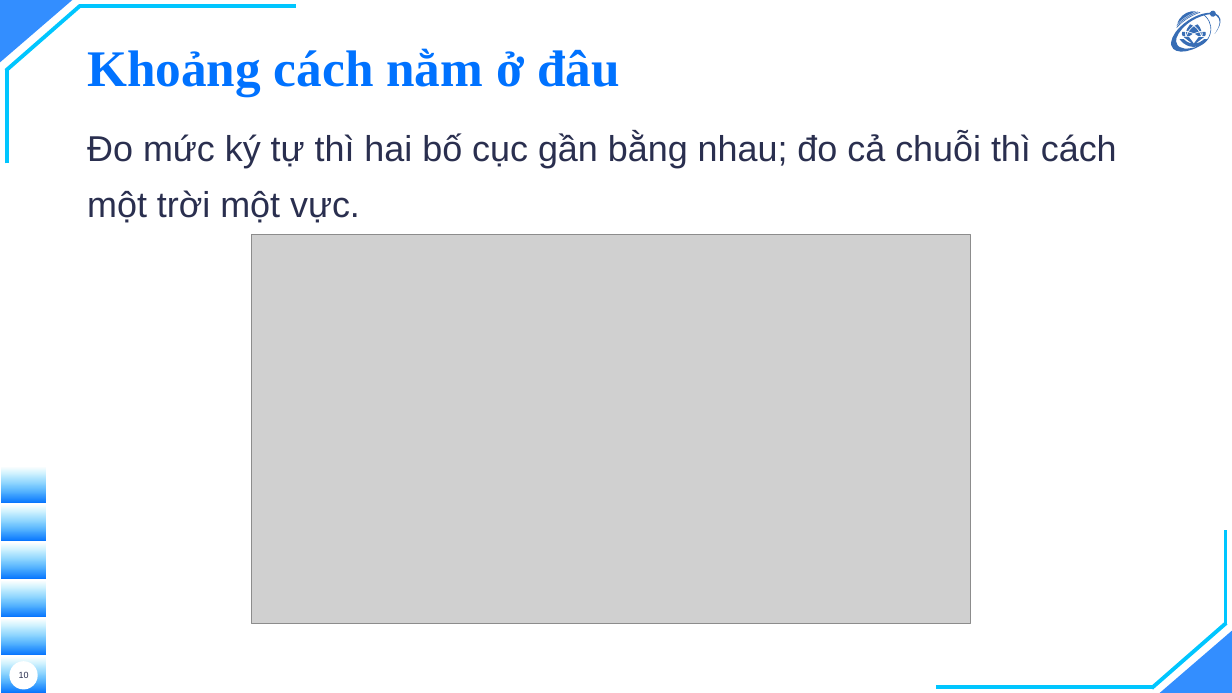
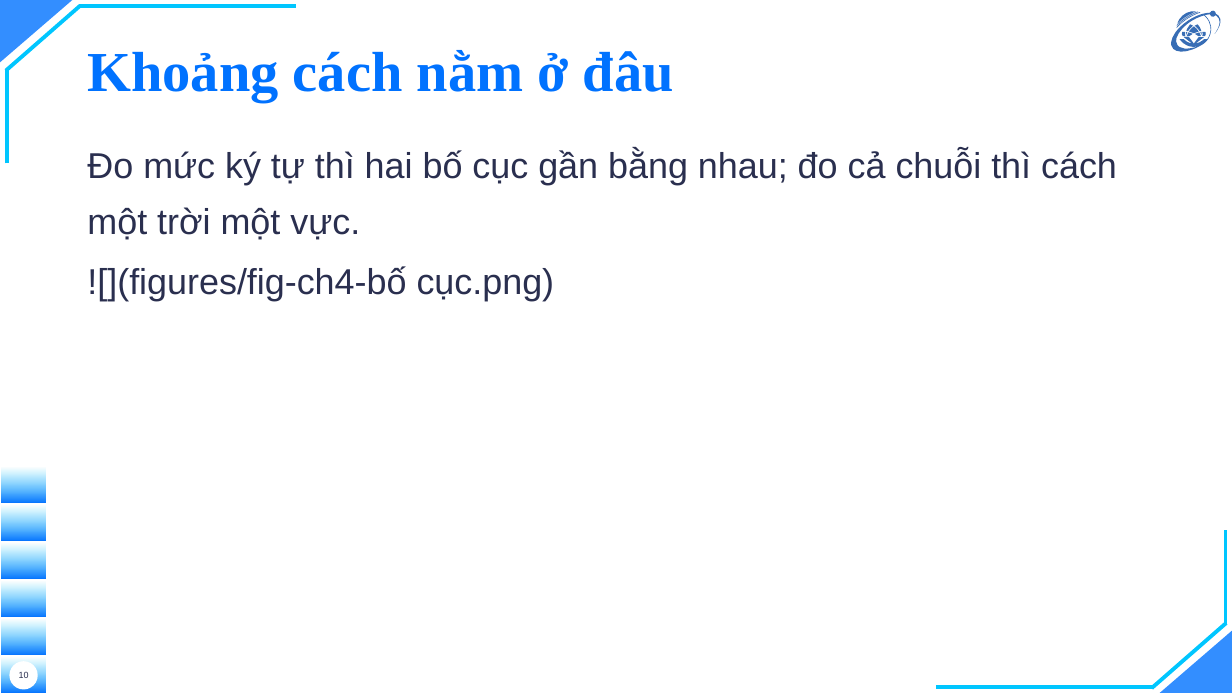
Before and after one commit to hieunguyen2604/alpr-do-an-mon-hoc, a slide deck: slide 10 of docs/slides/12-slides-mon-hoc.pptx. Drawn at 1232x693 pixels with LibreOffice and Linux fonts; fonts in the diff are those of the drawing; grey boxes stand for pictures; background and template pictures are left out. Boxes give left, top, right and bottom in pixels: in the first picture for what was removed or moved away, otherwise in the second. Text is boxed around its words. In the diff, an @@ line names an element or a change of style, - is before the commit and + after.

```diff
--- a/docs/slides/12-slides-mon-hoc.pptx
+++ b/docs/slides/12-slides-mon-hoc.pptx
@@ title "Khoảng cách nằm ở đâu" at (87,50,674,102): size 40 to 44 pt @@
@@ text "Đo mức ký tự thì ...": place and size @@
-text "Đo mức ký tự thì ..." at (87,133,1117,223)
+text "Đo mức ký tự thì ..." at (87,150,1117,301)
@@ picture removed at (251,235,970,624) @@
@@ text at (87,266,555,301): paragraph added @@
+![](figures/fig-ch4-bố cục.png)
```
Also in this commit, not shown: 6 other slides changed, 17 other files.
